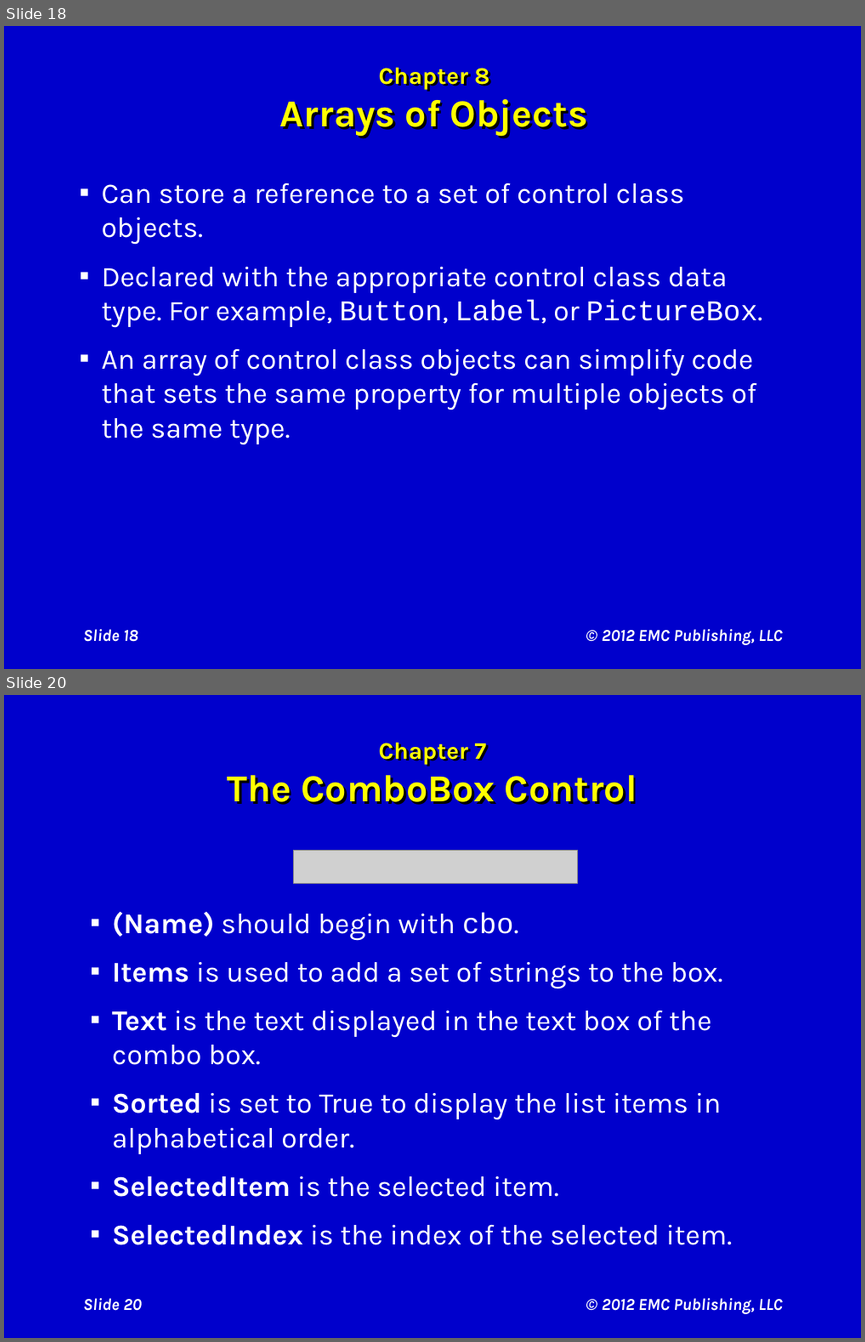
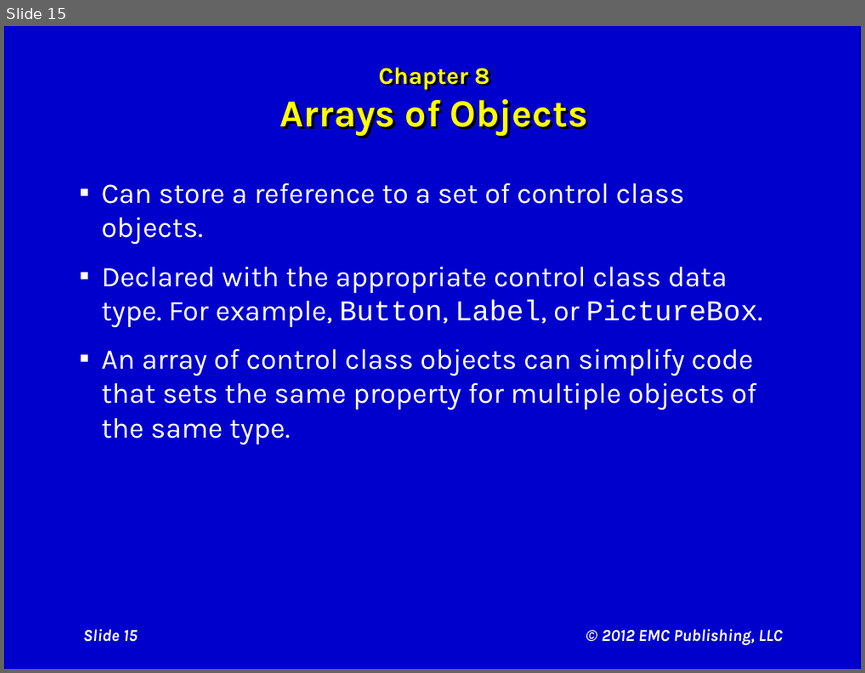
Before and after one commit to rvolyar/MHSCompSci, a slide deck: assets/courses/compsci1/Cosma/Ch08 Visual Aids.pptx. Shown one above the other, each under a label of ours: slides 18 and 20 before the commit, slide 15 after it; the slides between them are not shown. The pictures are 865x1342 and 865x673 pixels, drawn with LibreOffice and Linux fonts; fonts in the diff are those of the drawing; grey boxes stand for pictures. Boxes give left, top, right and bottom in pixels: in the first picture for what was removed or moved away, otherwise in the second. Text is boxed around its words. In the diff, an @@ line names an element or a change of style, - is before the commit and + after.

```diff
--- a/assets/courses/compsci1/Cosma/Ch08 Visual Aids.pptx
+++ b/assets/courses/compsci1/Cosma/Ch08 Visual Aids.pptx
@@ slide 20 removed at [4, 695, 861, 1338], background #0000CC @@
@@ title removed at [228, 742, 637, 805] @@
-Chapter 7
-The ComboBox Control
@@ picture removed at [294, 850, 577, 884] @@
@@ text removed at [112, 912, 732, 1245] @@
-▪ (Name) should begin with cbo.
-▪ Items is used to add a set of strings to the box.
-▪ Text is the text displayed in the text box of the combo box.
-▪ Sorted is set to True to display the list items in alphabetical order.
-▪ SelectedItem is the selected item.
-▪ SelectedIndex is the index of the selected item.
@@ page number removed at [83, 1298, 142, 1310] @@
-Slide 20
@@ text removed at [602, 1298, 783, 1314] @@
-© 2012 EMC Publishing, LLC
@@ what was slide 18 is now slide 15 @@
@@ page number at [83, 629, 137, 641]: text changed @@
-Slide 18
+Slide 15
```
Also in this commit, not shown: 2 slides changed, 5 other slides removed, 7 other files.
